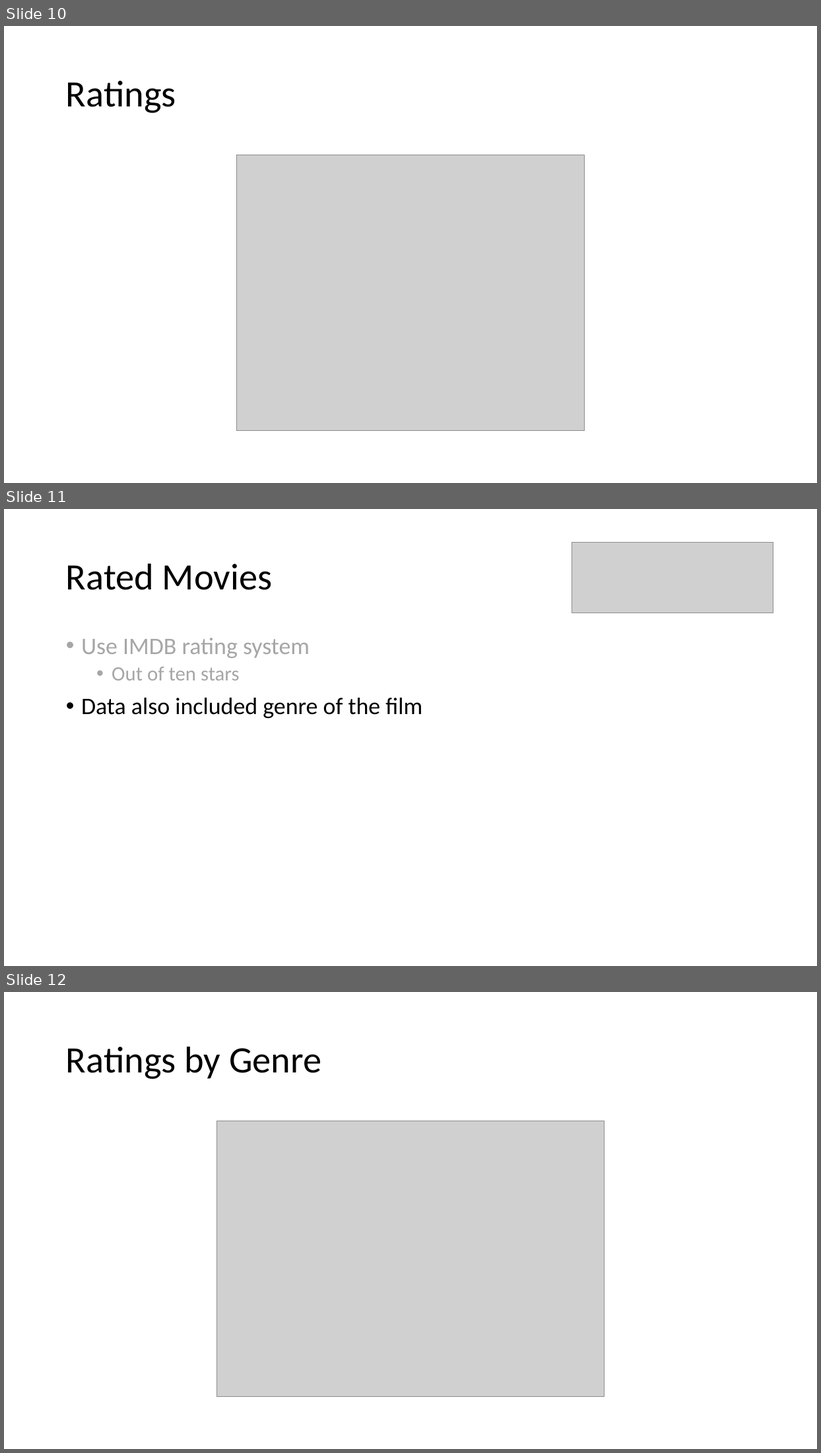
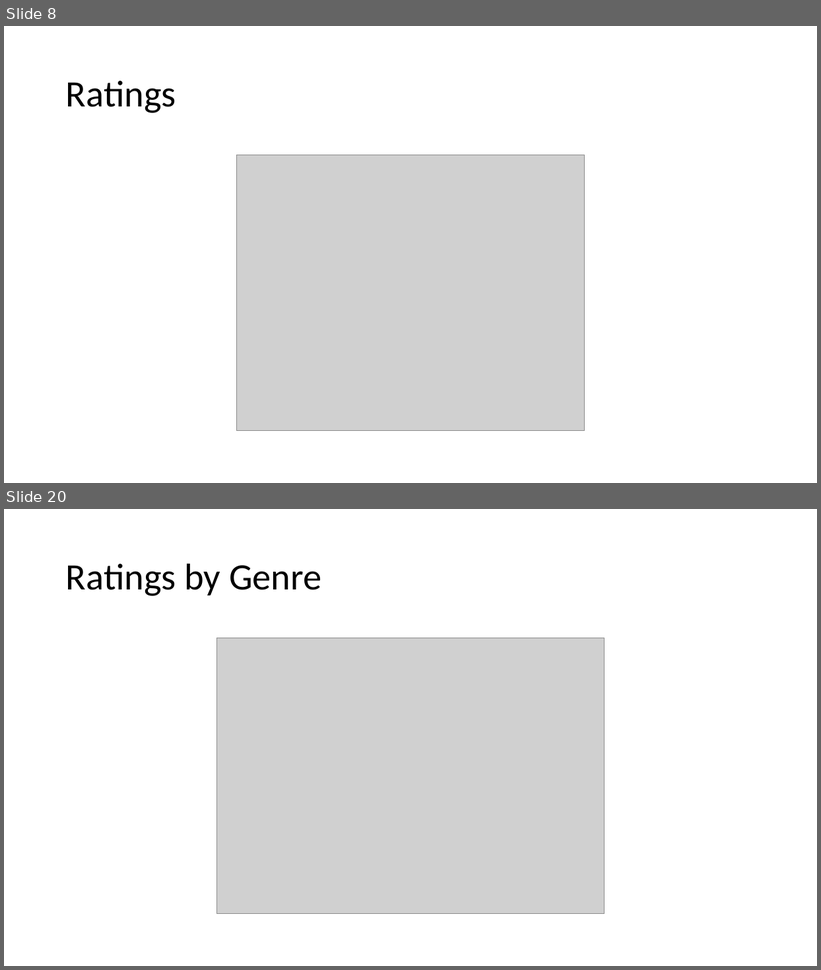
Before and after one commit to cda913/Capstone, a slide deck: AitkinCapstonePresentation.pptx. Shown one above the other, each under a label of ours: slides 10, 11 and 12 before the commit, slides 8 and 20 after it; the slides between them are not shown. The pictures are 821x1453 and 821x970 pixels, drawn with LibreOffice and Linux fonts; fonts in the diff are those of the drawing; grey boxes stand for pictures. Boxes give left, top, right and bottom in pixels: in the first picture for what was removed or moved away, otherwise in the second. Text is boxed around its words. In the diff, an @@ line names an element or a change of style, - is before the commit and + after.

```diff
--- a/AitkinCapstonePresentation.pptx
+++ b/AitkinCapstonePresentation.pptx
@@ slide 11 removed at <box>4,509,817,966</box>, background #FFFFFF @@
@@ picture removed at <box>572,542,774,613</box> @@
@@ title removed at <box>66,563,272,590</box> @@
-Rated Movies
@@ text removed at <box>81,638,422,718</box> @@
-• Use IMDB rating system
-  • Out of ten stars
-• Data also included genre of the film
@@ what was slide 10 is now slide 8 @@
@@ what was slide 12 is now slide 20 @@
```
Also in this commit, not shown: 2 slides changed, 3 slides added, 4 other slides removed.
